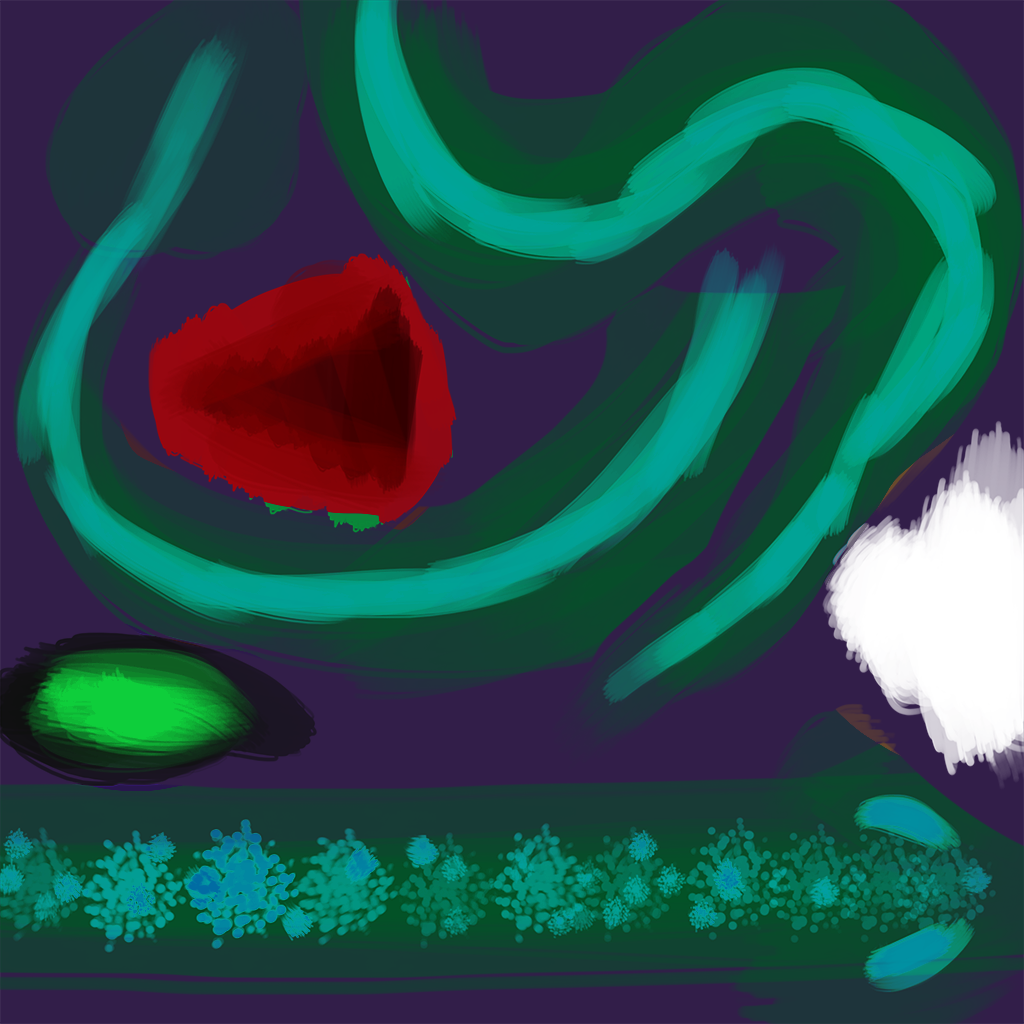
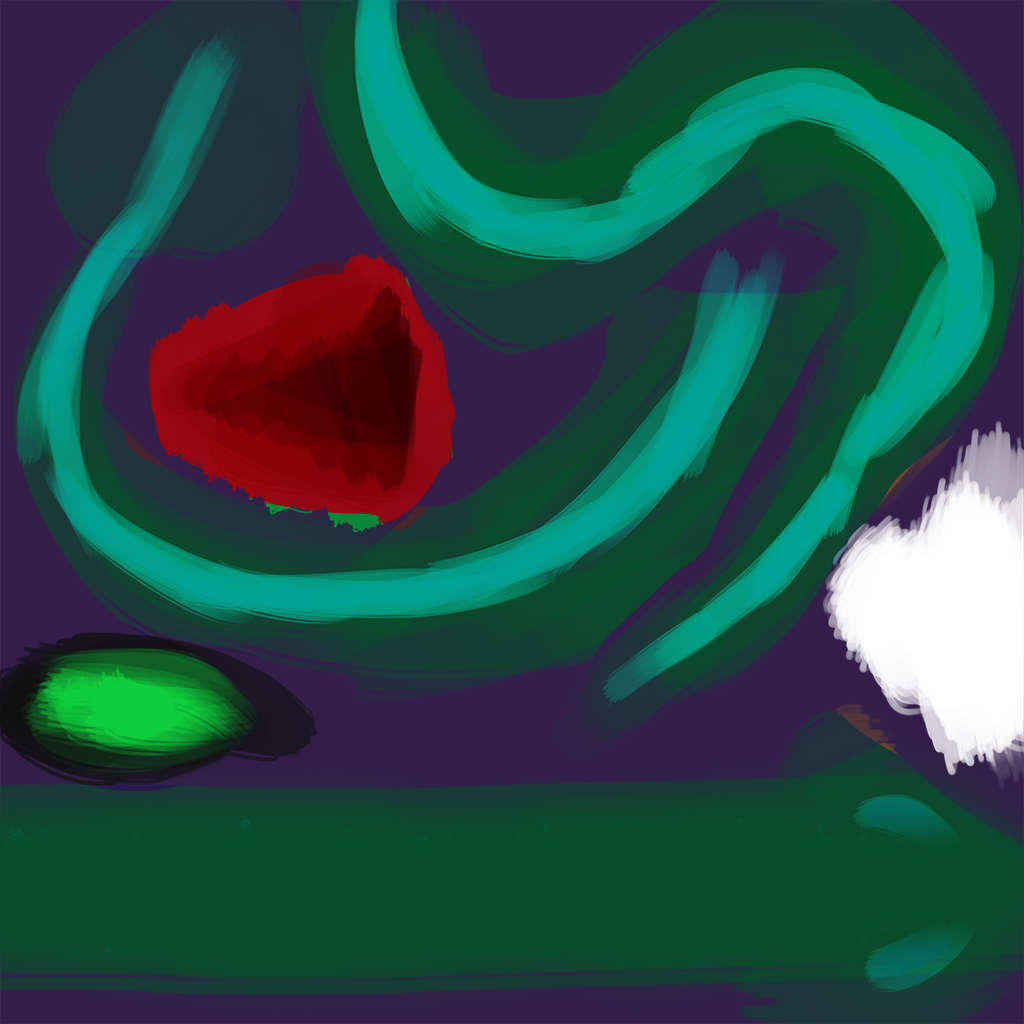
Revision of a layered 1024 x 1024 image; what changed, layer by layer:
painted on "snake" over [0, 752, 1024, 1024]
